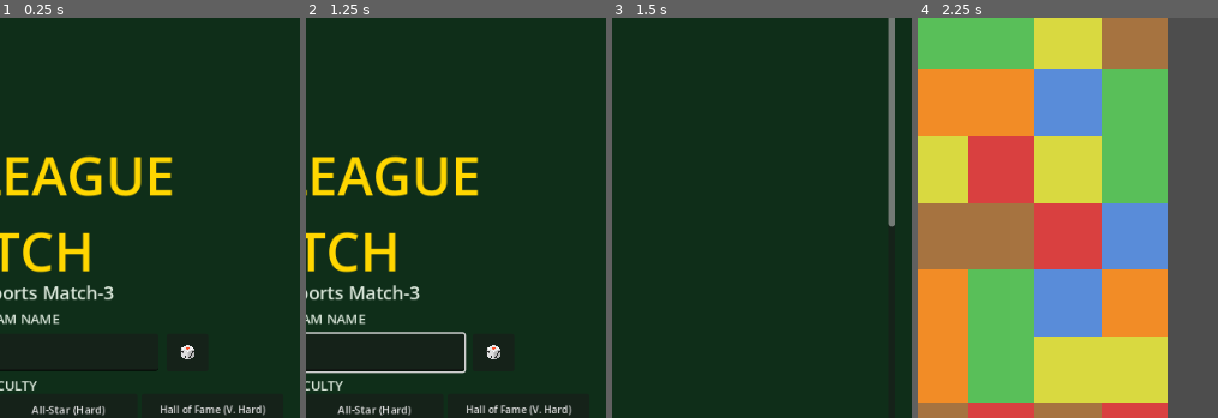
Above: before the commit, frames 1-4 (left to right).
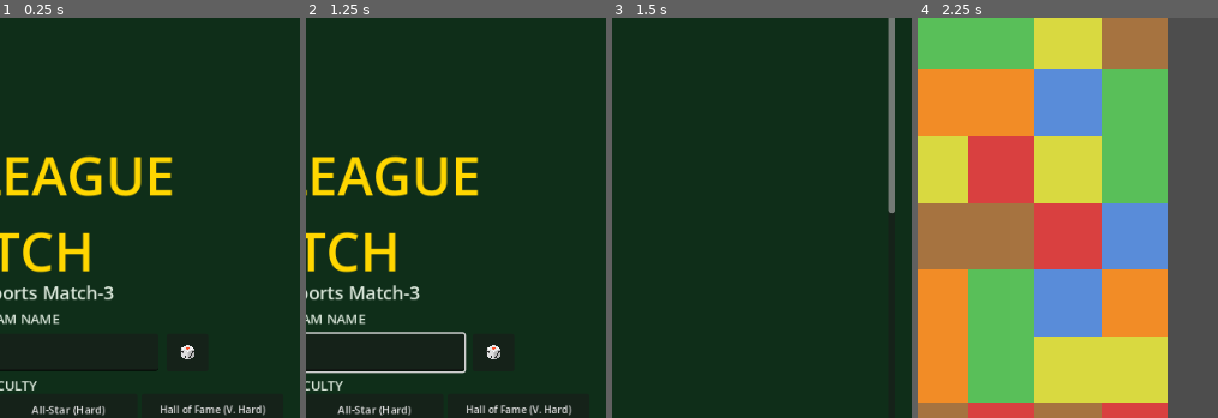
Above: after the commit, the same moments.

Repository: Pazderk/Wild-League-Match
Game: Godot game, scene res://scenes/title_screen.tscn
Same seed, same stepped clock (60 frames per second), same inputs: the game is played once before the commit and once after it.
Inputs (mouse positions are % of the whole screen's width and height, from its top left):
- Up to frame 1 (0.25 s): no input
- Up to frame 2 (1.25 s): click (46, 58) at 0.52 s; type "Alex" at 0.6 s
- Up to frame 3 (1.5 s): click "Start Season" at 1.25 s
- Up to frame 4 (2.25 s): click "Start Playing" at 2 s
The pictures show only the part of the screen within x 50-100%, y 16-66%; the shares and areas given below are measured in that part.

Frames 1-2 are identical in both runs. In frame 3, less than 0.1% of the frame differs, in the area x 92-95%, y 48-53%; in frame 4, nothing differs.

Commit message:
Lower difficulty curve, shorten Rookie/Pro seasons, polish end-of-game text
Target score multipliers reduced across every difficulty (Rookie
0.7->0.6, Pro 1.0->0.9, All-Star 1.3->1.2, Hall of Fame 1.6->1.5) —
same relative spacing between tiers, each just a bit more forgiving.

Rookie and Pro now play a 7-game regular season (each of the other 7
teams once) instead of 14; All-Star and Hall of Fame keep the full
14-game round robin (twice each). REGULAR_SEASON_GAMES moved from a
flat constant to a per-difficulty value (regular_season_games) set and
locked in at reset_season() time, same pattern as difficulty itself.
Playoff structure is unaffected either way.

Error tile mark changed from a red X to a black one.

"GAME OVER" is now "YOU LOST!", matching "YOU WIN!" on the other side.

End-of-game screens (both the ongoing-game and advancing-to-playoffs
cases) now show the next opponent's current standings position, e.g.
"Next: Blackthorn Vipers (1st)" — live during the regular season,
frozen at its final state once playoffs start.

Tutorial updated to describe the season length split (7 vs 14 games)
in both the Difficulty and Season sections.

Co-Authored-By: Claude Sonnet 5 <noreply@anthropic.com>

Diff:
--- a/scenes/tutorial_screen.tscn
+++ b/scenes/tutorial_screen.tscn
@@ -95,12 +95,16 @@
 DIFFICULTY
 Choose Rookie, Pro, All-Star, or Hall
 of Fame when starting a season. Higher
-difficulties raise target scores and
-throw more Error Tiles into each game.
-It's locked in for the whole season.
+difficulties raise target scores, throw
+more Error Tiles into each game, and
+(All-Star/Hall of Fame only) double
+the regular season to 14 games. It's
+locked in for the whole season.
 
 THE SEASON
-Play all 7 other teams twice (14 games).
+Play the other 7 teams once each at
+Rookie/Pro (7 games) or twice each at
+All-Star/Hall of Fame (14 games).
 Finish in the top 4 to reach the
 playoffs: a Semifinal, then a Finals
 against your rival."
--- a/scripts/board.gd
+++ b/scripts/board.gd
@@ -503,6 +503,27 @@
 	await _show_result_screen(stage_before, stage_after, did_win)
 
 
+## "Blackthorn Vipers (1st)" — the team's name plus their current position
+## in the full 8-team standings (live during the regular season, frozen at
+## its final state once playoffs start, since standings don't move then).
+func _standing_text(team_name: String) -> String:
+	var standings: Array = SeasonManager.compute_standings()
+	for i in range(standings.size()):
+		if standings[i].name == team_name:
+			return "%s (%s)" % [team_name, _ordinal(i + 1)]
+	return team_name
+
+
+func _ordinal(n: int) -> String:
+	if n % 100 in [11, 12, 13]:
+		return "%dth" % n
+	match n % 10:
+		1: return "%dst" % n
+		2: return "%dnd" % n
+		3: return "%drd" % n
+		_: return "%dth" % n
+
+
 ## The game just clinched moving up a round (regular -> semifinal, or
 ## semifinal -> finals) — that's a milestone in its own right, not just
 ## another win, so it gets its own headline instead of being folded into
@@ -513,31 +534,35 @@
 		end_title_label.text = "PLAYOFFS!"
 		stats_label.text = "%s\n\nRegular season: %d-%d. You're seed #%d!\nSemifinal: vs %s." % [
 			_box_score_text(), SeasonManager.regular_wins, SeasonManager.regular_losses,
-			SeasonManager.player_seed_index + 1, SeasonManager.semifinal_opponent_name
+			SeasonManager.player_seed_index + 1, _standing_text(SeasonManager.semifinal_opponent_name)
 		]
 	else: # semifinal -> finals
 		end_title_label.text = "ADVANCE TO THE FINALS!"
 		stats_label.text = "%s\n\nWon the Semifinal! Next: the Finals vs the %s." % [
-			_box_score_text(), SeasonManager.finals_opponent_name
+			_box_score_text(), _standing_text(SeasonManager.finals_opponent_name)
 		]
 	play_again_button.text = "Next Game"
 	end_panel.visible = true
 
 
 func _show_ongoing_screen(did_win: bool, stage_before: String) -> void:
-	end_title_label.text = "YOU WIN!" if did_win else "GAME OVER"
+	end_title_label.text = "YOU WIN!" if did_win else "YOU LOST!"
 	final_score_label.text = "Final Score: %d   %s: %d" % [score, current_team_name, opponent_score]
+
+	var next_opponent_name: String = SeasonManager.get_current_opponent().name
+	var next_line := "Next: %s" % _standing_text(next_opponent_name)
 
 	if stage_before == "semifinal" or stage_before == "finals":
 		var stage_name := "Semifinal" if stage_before == "semifinal" else "Finals"
-		stats_label.text = "%s\n\n%s series: You %d - %d %s" % [
-			_box_score_text(), stage_name, SeasonManager.series_player_wins, SeasonManager.series_opponent_wins, current_team_name
+		stats_label.text = "%s\n\n%s series: You %d - %d %s\n%s" % [
+			_box_score_text(), stage_name, SeasonManager.series_player_wins, SeasonManager.series_opponent_wins,
+			current_team_name, next_line
 		]
 	else:
 		var record: Dictionary = SeasonManager.get_record(current_team_name)
 		var totals: Dictionary = SeasonManager.get_season_totals()
-		stats_label.text = "%s\n\nvs %s: %d-%d      Season: %d-%d" % [
-			_box_score_text(), current_team_name, record.wins, record.losses, totals.wins, totals.losses
+		stats_label.text = "%s\n\nvs %s: %d-%d      Season: %d-%d\n%s" % [
+			_box_score_text(), current_team_name, record.wins, record.losses, totals.wins, totals.losses, next_line
 		]
 
 	play_again_button.text = "Next Game"
--- a/scripts/season_manager.gd
+++ b/scripts/season_manager.gd
@@ -24,7 +24,6 @@
 const SAVE_PATH := "user://season_save.json"
 const PREFS_PATH := "user://prefs.json"
 
-const REGULAR_SEASON_GAMES := 14
 const RIVAL_NAME := "Blackthorn Vipers"
 const SEMIFINAL_WINS_NEEDED := 2 # best of 3
 const FINALS_WINS_NEEDED := 3 # best of 5
@@ -44,16 +43,25 @@
 	"hall_of_fame": "Hall of Fame (Very Hard)",
 }
 const DIFFICULTY_SCORE_MULTIPLIERS := {
-	"rookie": 0.7,
-	"pro": 1.0,
-	"all_star": 1.3,
-	"hall_of_fame": 1.6,
+	"rookie": 0.6,
+	"pro": 0.9,
+	"all_star": 1.2,
+	"hall_of_fame": 1.5,
 }
 const DIFFICULTY_ERROR_TILE_TIMES := {
 	"rookie": [15.0, 40.0],
 	"pro": [15.0, 40.0],
 	"all_star": [15.0, 32.0, 49.0],
 	"hall_of_fame": [12.0, 24.0, 36.0, 48.0],
+}
+# Rookie/Pro play each of the other 7 teams once (7 games); All-Star/Hall of
+# Fame play the full round robin, twice each (14 games). Playoff structure
+# (best-of-3 Semifinal, best-of-5 Finals) is unaffected by difficulty.
+const DIFFICULTY_REGULAR_SEASON_GAMES := {
+	"rookie": 7,
+	"pro": 7,
+	"all_star": 14,
+	"hall_of_fame": 14,
 }
 
 var teams := [
@@ -81,6 +89,8 @@
 
 # Locked in for the whole season at reset_season() — see DIFFICULTY_LEVELS.
 var difficulty := "pro"
+# Set alongside difficulty at reset_season() — see DIFFICULTY_REGULAR_SEASON_GAMES.
+var regular_season_games := 7
 
 # "regular", "semifinal", "finals", "champion", "eliminated_semis",
 # "eliminated_finals", "missed_playoffs"
@@ -276,9 +286,9 @@
 
 	current_team_index = (current_team_index + 1) % teams.size()
 
-	# No early exit — every one of the 14 games matters for final standing,
-	# so qualification is only ever decided once the season is complete.
-	if regular_games_played >= REGULAR_SEASON_GAMES:
+	# No early exit — every game matters for final standing, so
+	# qualification is only ever decided once the season is complete.
+	if regular_games_played >= regular_season_games:
 		_finish_regular_season()
 
 
@@ -525,6 +535,7 @@
 func reset_season(new_difficulty: String = "") -> void:
 	if DIFFICULTY_LEVELS.has(new_difficulty):
 		difficulty = new_difficulty
+	regular_season_games = DIFFICULTY_REGULAR_SEASON_GAMES.get(difficulty, 7)
 	records = {}
 	current_team_index = 0
 	regular_games_played = 0
@@ -563,6 +574,7 @@
 		"win_streak": win_streak,
 		"powerup_counts": powerup_counts,
 		"difficulty": difficulty,
+		"regular_season_games": regular_season_games,
 	}
 	var f := FileAccess.open(SAVE_PATH, FileAccess.WRITE)
 	if f:
@@ -584,6 +596,7 @@
 		return
 	current_team_index = parsed.get("current_team_index", 0)
 	difficulty = parsed.get("difficulty", "pro")
+	regular_season_games = parsed.get("regular_season_games", DIFFICULTY_REGULAR_SEASON_GAMES.get(difficulty, 7))
 	records = parsed.get("records", {})
 	regular_games_played = parsed.get("regular_games_played", 0)
 	regular_wins = parsed.get("regular_wins", 0)
--- a/scripts/standings_screen.gd
+++ b/scripts/standings_screen.gd
@@ -27,7 +27,7 @@
 		"regular":
 			var next_team: String = SeasonManager.get_current_opponent().name
 			return "Regular Season: Game %d of %d\nSeason Record: %d-%d\nNext: %s" % [
-				SeasonManager.regular_games_played + 1, SeasonManager.REGULAR_SEASON_GAMES,
+				SeasonManager.regular_games_played + 1, SeasonManager.regular_season_games,
 				SeasonManager.regular_wins, SeasonManager.regular_losses, next_team
 			]
 		"semifinal":
--- a/scripts/tile.gd
+++ b/scripts/tile.gd
@@ -49,7 +49,7 @@
 # treatment since it wasn't reported as hard to see.
 const EVENT_BADGE_COLORS := {"extra_innings": Color(0.25, 0.6, 1, 1)}
 const EVENT_SYMBOLS := {"extra_innings": "+10"}
-const ERROR_SHAPE_COLOR := Color(0.85, 0.1, 0.1, 1)
+const ERROR_SHAPE_COLOR := Color(0, 0, 0, 1)
 const GOLDEN_SHAPE_FILL := Color(1, 0.84, 0, 0.9)
 const GOLDEN_SHAPE_OUTLINE := Color(0.55, 0.4, 0, 1)
 
Not shown, changed: docs/index.html
Not shown, changed: docs/index.pck
